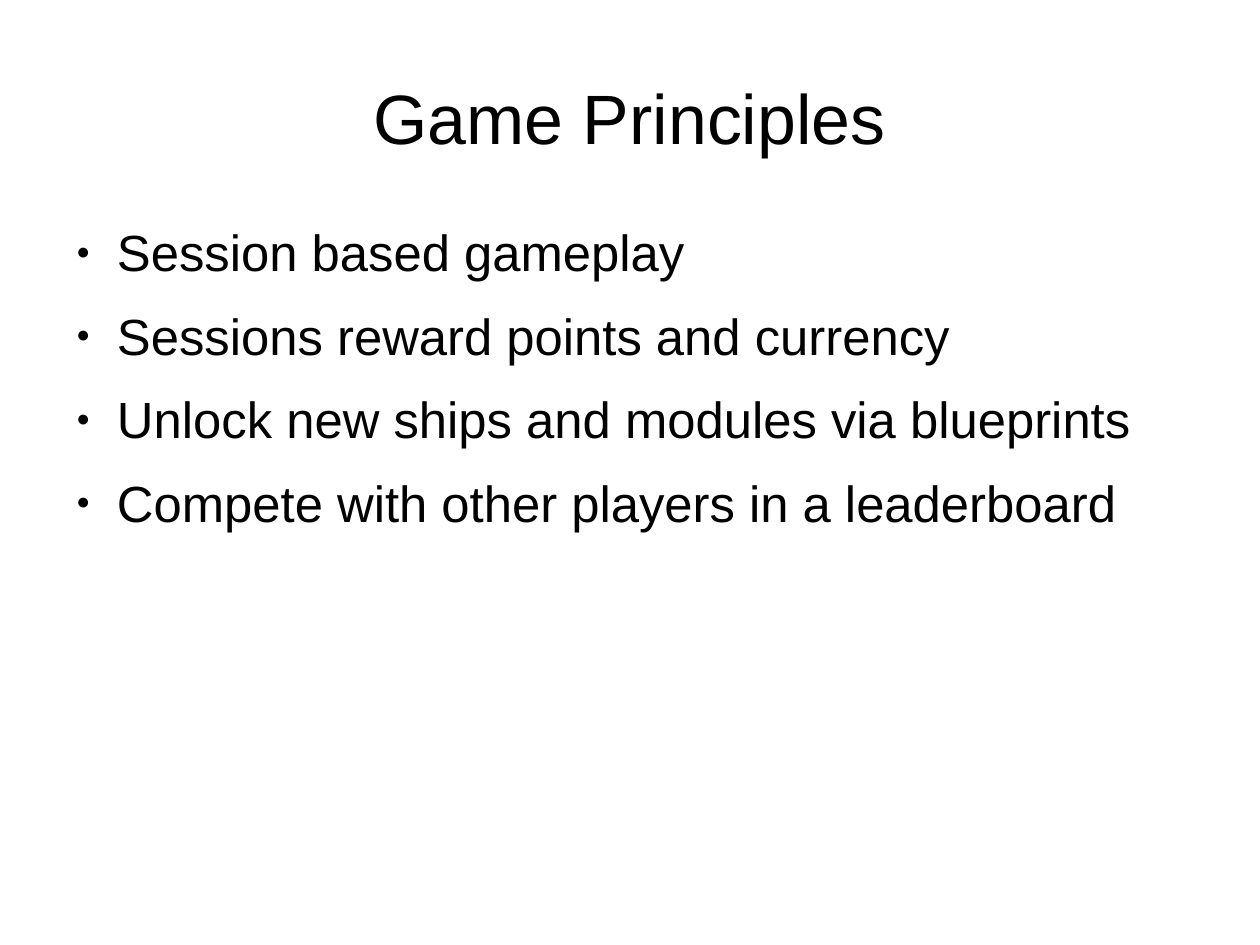
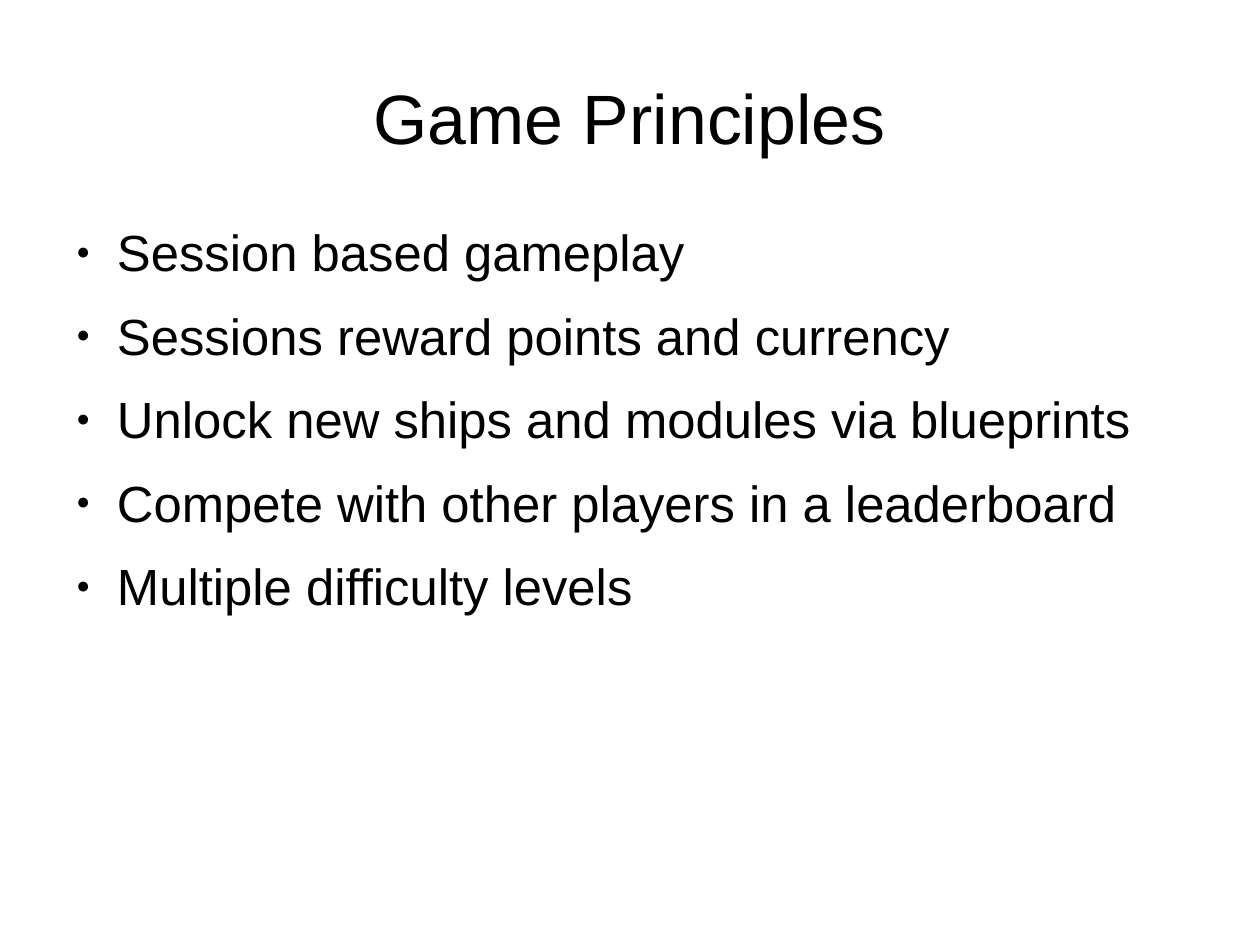
Before and after one commit to szyuGH/StarrockGame, a slide deck: slide 7 of Docs/Presentation.odp. Drawn at 1260x945 pixels with LibreOffice and Linux fonts; fonts in the diff are those of the drawing. Boxes give left, top, right and bottom in pixels: in the first picture for what was removed or moved away, otherwise in the second. Text is boxed around its words. In the diff, an @@ line names an element or a change of style, - is before the commit and + after.

```diff
--- a/Docs/Presentation.odp
+++ b/Docs/Presentation.odp
@@ text at bbox=[117, 568, 633, 616]: paragraph added @@
+● Multiple difficulty levels
```
Also in this commit, not shown: 2 other slides changed, 2 slides added, 2 slides removed, 1 other file.
